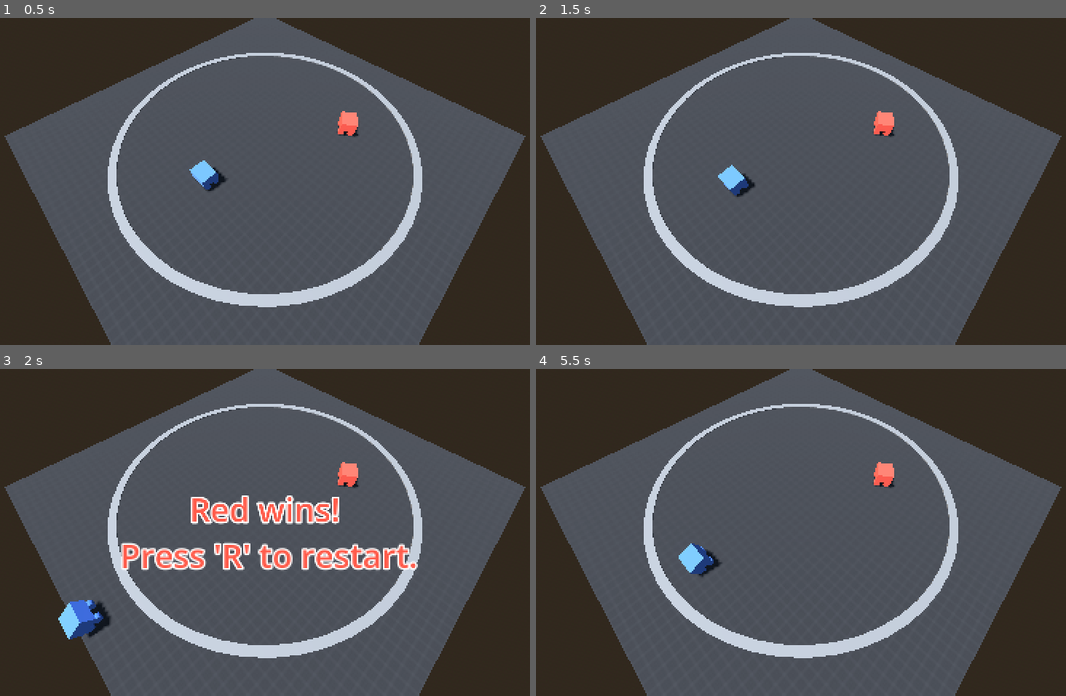
Above: before the commit, frames 1-4 (two rows, left to right).
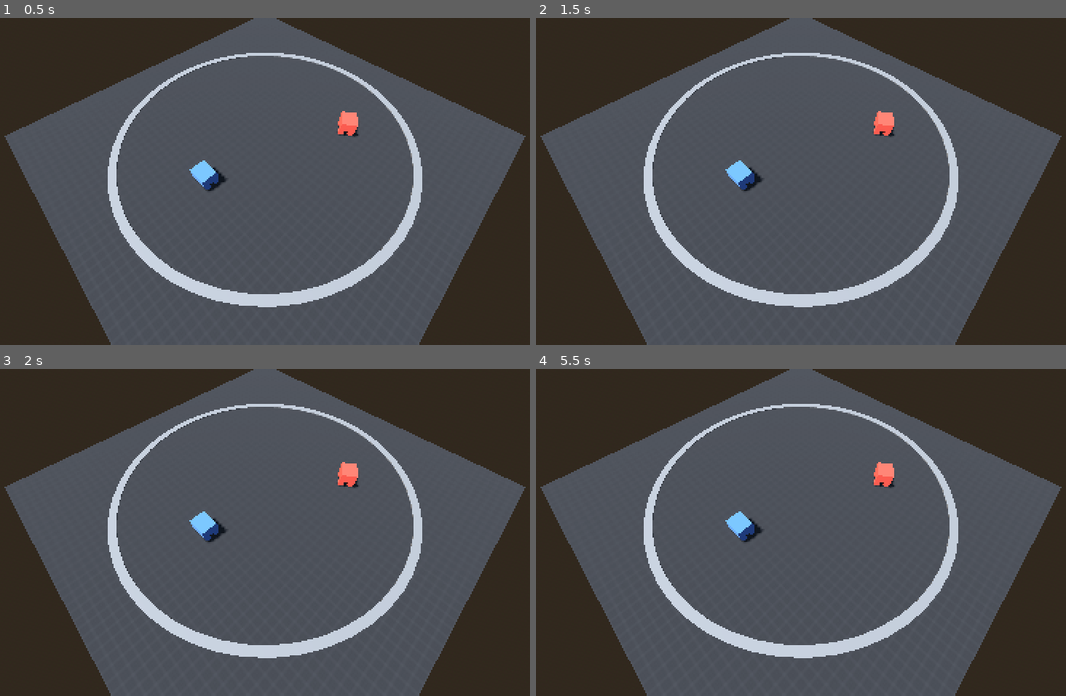
Above: after the commit, the same moments.

Repository: jozfeal/robot-sumo-sd
Game: Godot game, scene res://robot_controller/rc_main.tscn
The game is run twice, just before and just after one commit, with the same random seed, the same clock (stepped at 60 frames per second) and the same inputs. This scene is started directly instead of the project's main scene.
Inputs:
- Up to frame 1 (0.5 s): no input
- Up to frame 2 (1.5 s): tap Enter at 0.5 s; hold D (right) 0.53-1.28 s; tap R (restart) at 1.25 s; hold S (backward) from 1.28 s (still down)
- Up to frame 3 (2 s): keep holding S (backward)
- Up to frame 4 (5.5 s): tap R (restart) at 2, 4.15, 5 s; release S (backward) at 2.03 s; hold D (right) 2.03-2.78 s; hold W (forward) 2.78-3.53 s; hold A (left) 3.53-5.03 s; hold S (backward) from 5.03 s (still down)

Frame 1 is identical in both runs. In frame 2, 0.4% of the frame differs, in the area x 34-43%, y 43-55%; in frame 3, 5.8%, in the area x 10-79%, y 38-83%; in frame 4, 0.9%.
Error after the commit: Invalid access to property or key 'steering' on a base object of type 'Nil'. (res://robot_controller/robot_controller.gd:44)

Commit message:
Revert "Added Simulation Manager and Physics Step"
This reverts commit 61be5e31b78cae319a97c2ef2a5a307825d12a74.

Diff:
--- a/godot-project/robot_controller/rc_main.tscn
+++ b/godot-project/robot_controller/rc_main.tscn
@@ -1,6 +1,6 @@
 [gd_scene format=3 uid="uid://cxxsbrai2xrf3"]
 
-[ext_resource type="Script" uid="uid://cmbk61m6r317g" path="res://robot_controller/simulation_manager.gd" id="1_noety"]
+[ext_resource type="Script" uid="uid://dulb5osgdwkgm" path="res://system/manager.gd" id="1_plbns"]
 [ext_resource type="Texture2D" uid="uid://dh55vx8mutj0k" path="res://textures/prototype_grey.png" id="2_snwb4"]
 [ext_resource type="PackedScene" uid="uid://c07dkdxs2thr" path="res://robots/base_robot.tscn" id="3_c8c3b"]
 [ext_resource type="Script" uid="uid://cr5xd7drbfnew" path="res://system/ring_area.gd" id="5_gk2um"]
@@ -35,10 +35,8 @@
 
 [node name="Main" type="Node3D" unique_id=2034509664]
 
-[node name="SimulationManager" type="Node" parent="." unique_id=388584785 node_paths=PackedStringArray("pnodes")]
-script = ExtResource("1_noety")
-pnodes = [NodePath("../RobotController")]
-metadata/_custom_type_script = "uid://cmbk61m6r317g"
+[node name="Manager" type="Node" parent="." unique_id=342534952]
+script = ExtResource("1_plbns")
 
 [node name="WorldEnvironment" type="WorldEnvironment" parent="." unique_id=1673052068]
 environment = SubResource("Environment_gisfo")
@@ -108,9 +106,8 @@
 horizontal_alignment = 1
 vertical_alignment = 1
 
-[node name="RobotController" type="Node" parent="." unique_id=1384827046 node_paths=PackedStringArray("robot")]
+[node name="RobotController" type="Node" parent="." unique_id=1384827046]
 script = ExtResource("5_noety")
-robot = NodePath("../Robots/BlueRobot")
 metadata/_custom_type_script = "uid://x6xqirqhn2qu"
 
 [connection signal="body_exited" from="RingArea" to="RingArea" method="_on_body_exited"]
--- a/godot-project/robot_controller/robot_controller.gd
+++ b/godot-project/robot_controller/robot_controller.gd
@@ -39,7 +39,7 @@
 	assert(InputMap.has_action(input_left), "%s is not defined in InputMap." % input_left)
 	assert(InputMap.has_action(input_right), "%s is not defined in InputMap." % input_right)
 
-func physics_step(delta: float):
+func _physics_process(delta: float) -> void:
 	var max_rads: float = deg_to_rad(max_steer)
 	robot.steering = move_toward(robot.steering, Input.get_axis(input_right, input_left) * max_rads, \
 		delta * turn_speed)
--- a/godot-project/robot_controller/simulation_manager.gd
+++ /dev/null
@@ -1,14 +0,0 @@
-class_name SimulationManager
-extends Node
-
-@export_group("Physics Nodes")
-@export var pnodes: Array[Node]
-
-func _physics_process(delta: float) -> void:
-	for node: Node in pnodes:
-		if node.has_method("physics_step"):
-			node.physics_step(delta)
-
-func _unhandled_input(_event: InputEvent) -> void:
-	if Input.is_action_just_pressed("restart"):
-		get_tree().reload_current_scene()
Not shown, removed: godot-project/robot_controller/simulation_manager.gd.uid
